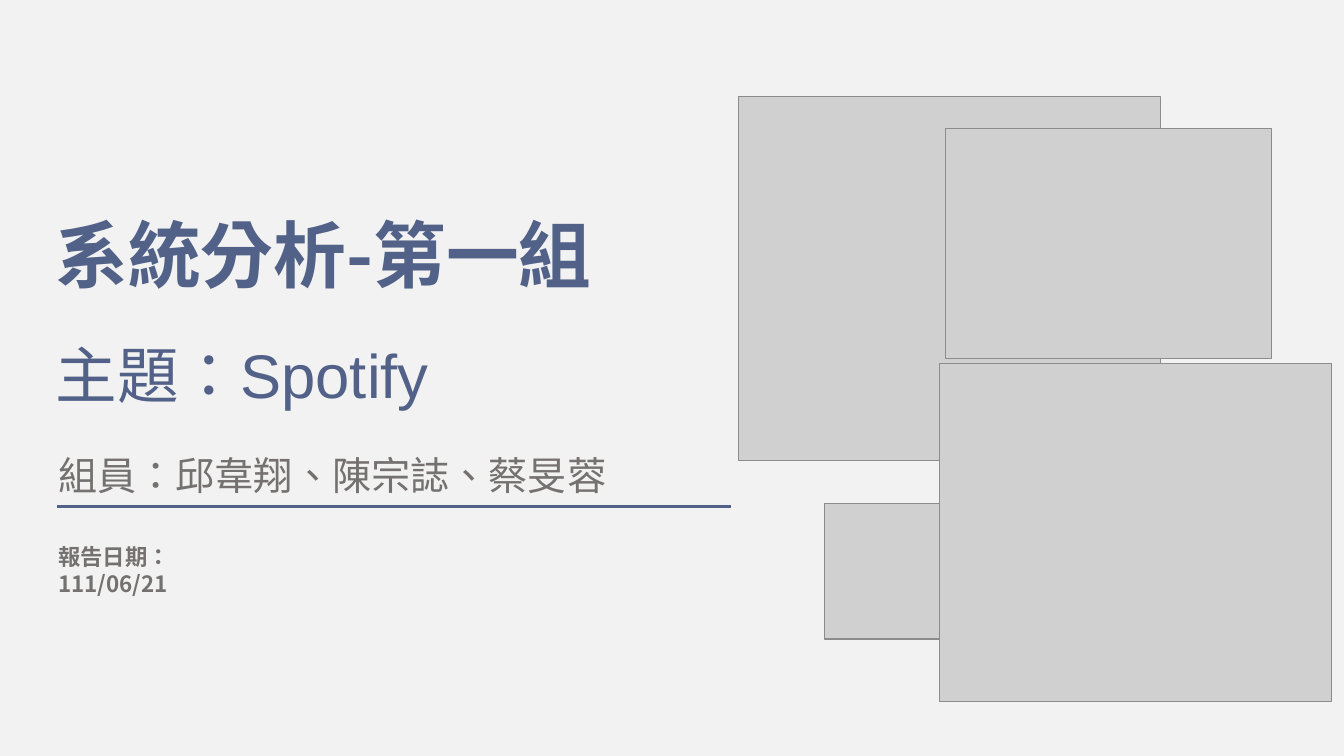
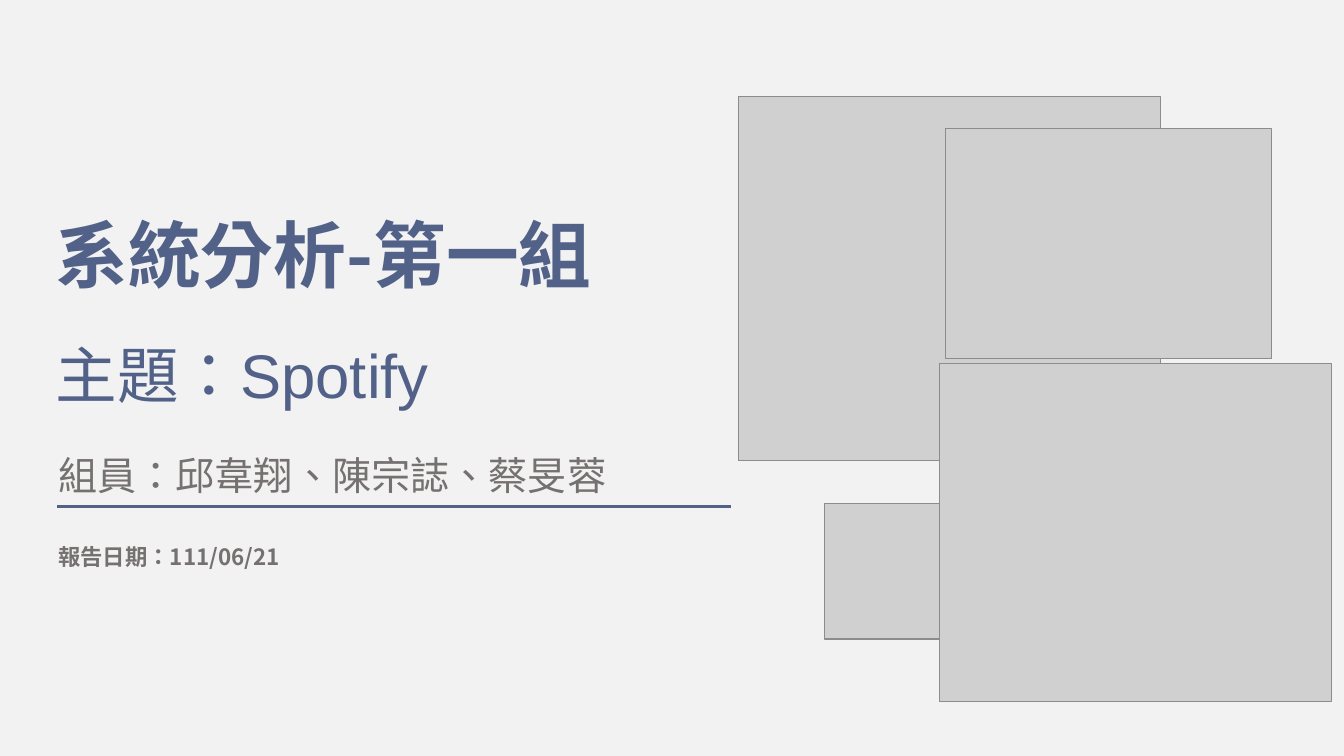
Before and after one commit to 35596035/End-of-period-project, a slide deck: slide 1 of 系統分析PPT.pptx. Drawn at 1344x756 pixels with LibreOffice and Linux fonts; fonts in the diff are those of the drawing; grey boxes stand for pictures. Boxes give left, top, right and bottom in pixels: in the first picture for what was removed or moved away, otherwise in the second. Text is boxed around its words. In the diff, an @@ line names an element or a change of style, - is before the commit and + after.

```diff
--- a/系統分析PPT.pptx
+++ b/系統分析PPT.pptx
@@ text "報告日期：111/06/21" rewrapped from box(58, 546, 170, 596) to box(58, 546, 279, 569) @@
```
Also in this commit, not shown: 6 other slides changed.
